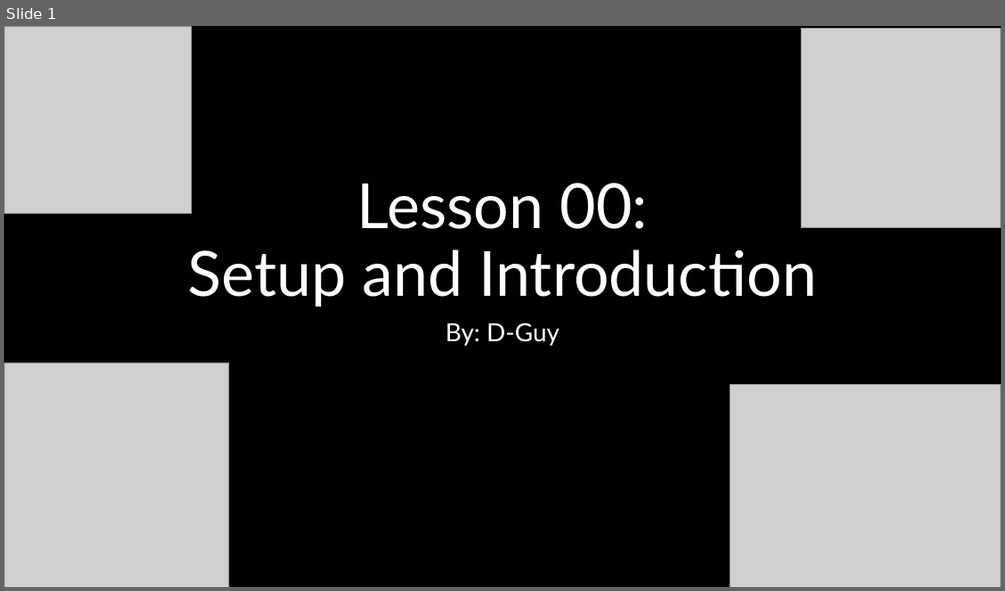
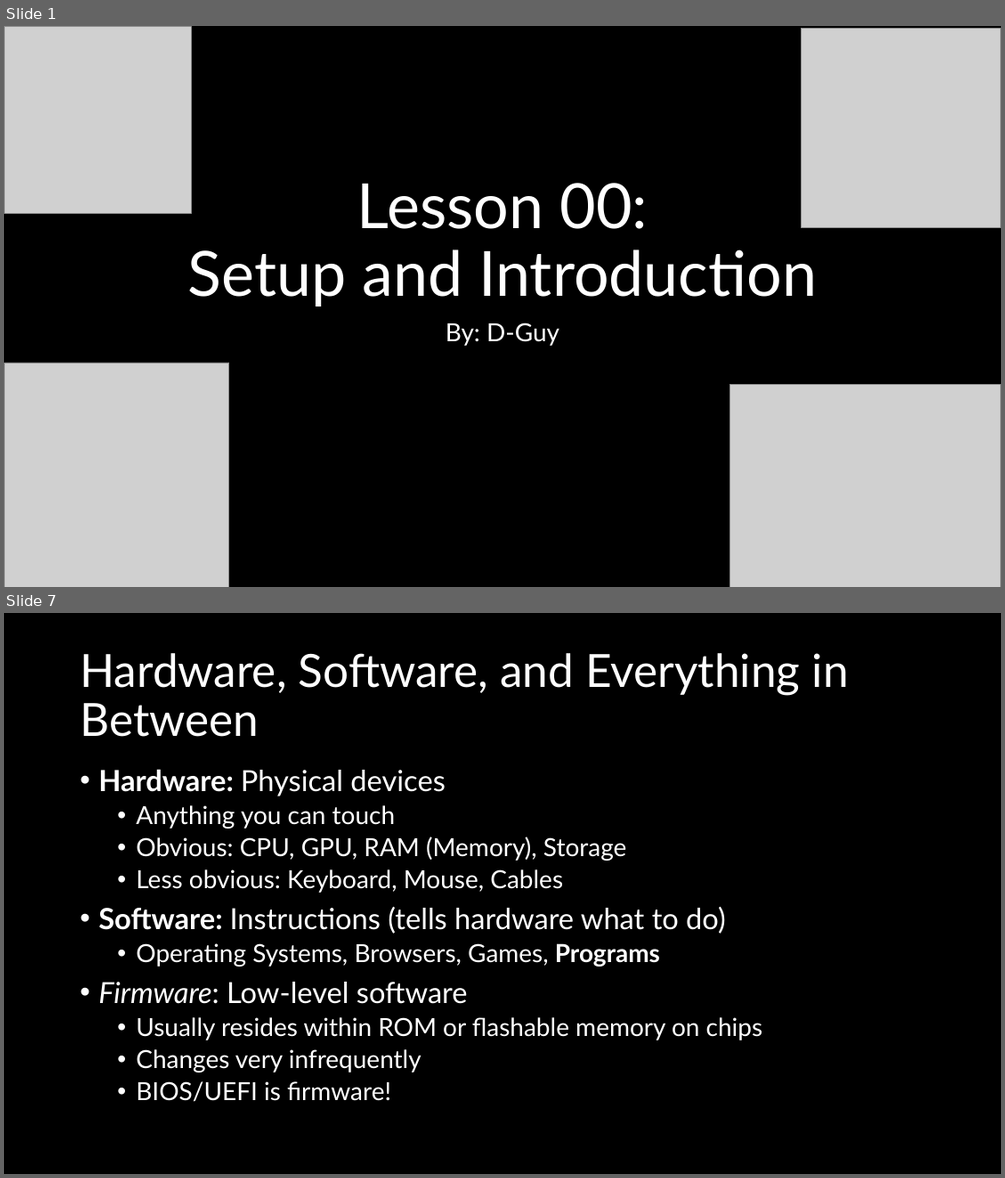
Before and after one commit to d-guh/computer-courses, a slide deck: lessons/00/lesson-00.pptx. Shown one above the other, each under a label of ours: slide 1 before the commit, slides 1 and 7 after it; the slides between them are not shown. The pictures are 1005x591 and 1005x1178 pixels, drawn with LibreOffice and Linux fonts; fonts in the diff are those of the drawing; grey boxes stand for pictures; background and template pictures are left out. Boxes give left, top, right and bottom in pixels: in the first picture for what was removed or moved away, otherwise in the second. Text is boxed around its words. In the diff, an @@ line names an element or a change of style, - is before the commit and + after.

```diff
--- a/lessons/00/lesson-00.pptx
+++ b/lessons/00/lesson-00.pptx
@@ slide 7 added at box(4, 613, 1001, 1174), background #000000 @@
@@ title added at box(80, 653, 849, 737), 44 pt, text #FFFFFF @@
+Hardware, Software, and Everything in Between
@@ text added at box(98, 769, 762, 1102), 24 pt, text #FFFFFF @@
+• Hardware: Physical devices
+  • Anything you can touch
+  • Obvious: CPU, GPU, RAM (Memory), Storage
+  • Less obvious: Keyboard, Mouse, Cables
+• Software: Instructions (tells hardware what to do)
+  • Operating Systems, Browsers, Games, Programs
+• Firmware: Low-level software
+  • Usually resides within ROM or flashable memory on chips
+  • Changes very infrequently
+  • BIOS/UEFI is firmware!
```
Also in this commit, not shown: 22 other slides added, 1 slide removed, 1 other file.
